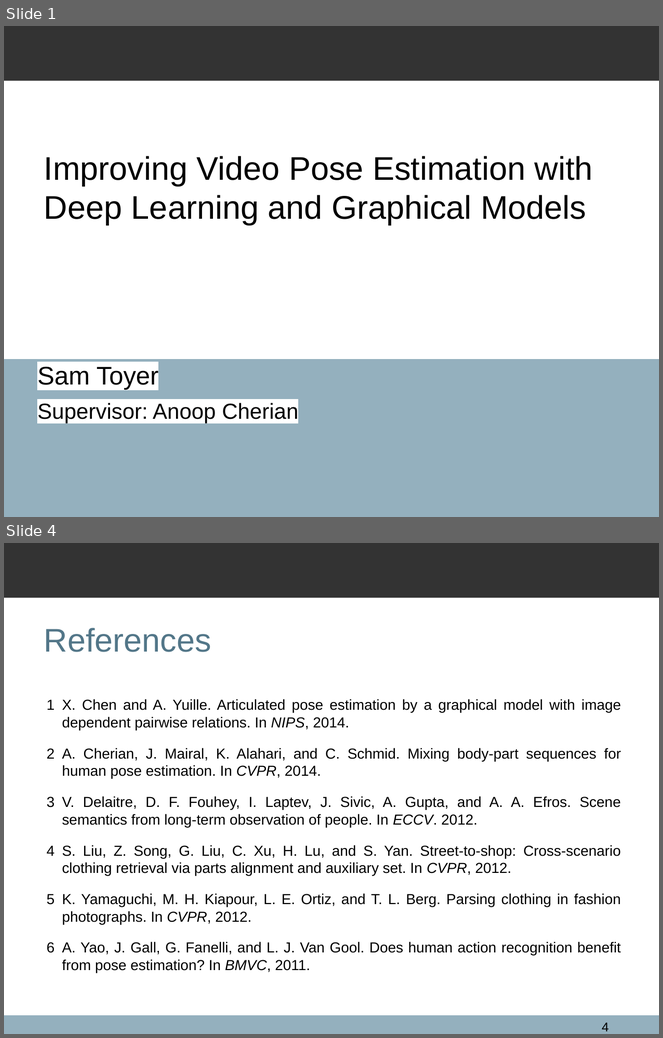
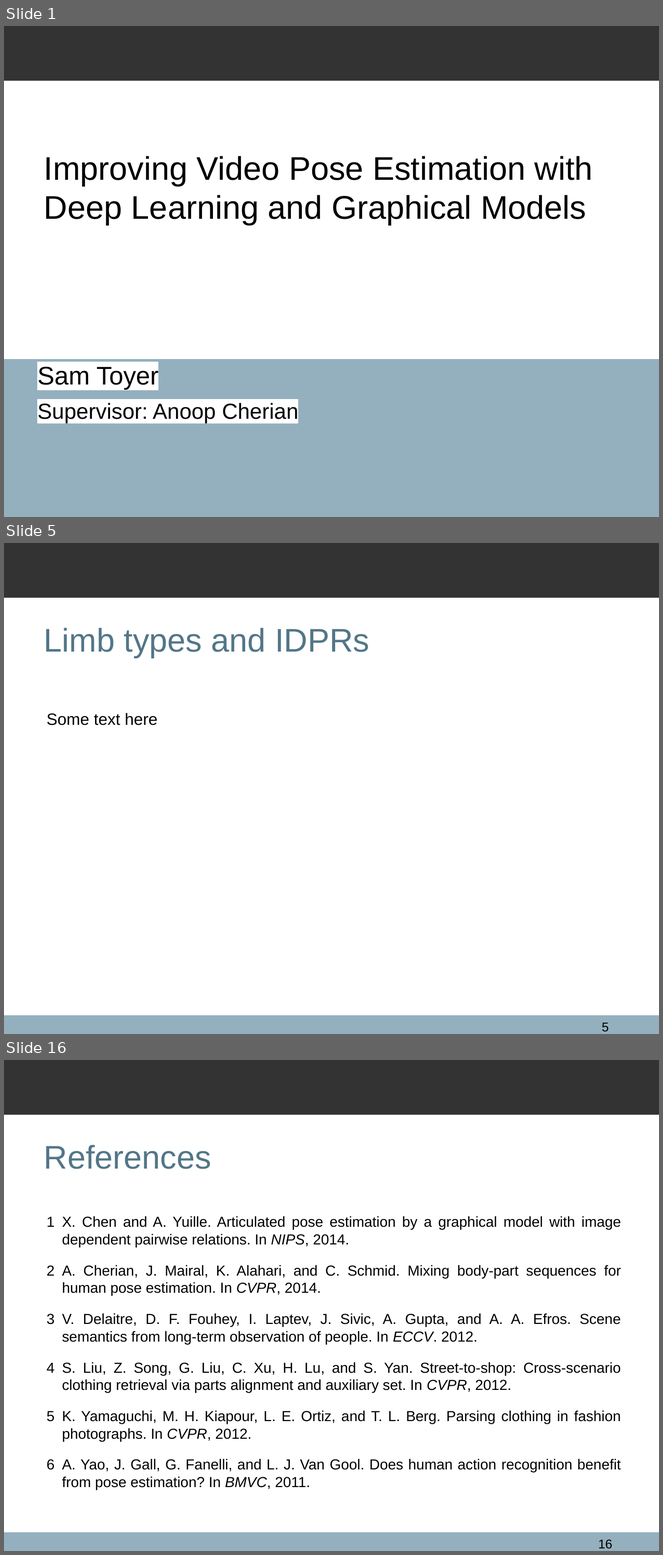
Before and after one commit to qxcv/comp2560, a slide deck: presentation/presentation.odp. Shown one above the other, each under a label of ours: slides 1 and 4 before the commit, slides 1, 5 and 16 after it; the slides between them are not shown. The pictures are 663x1038 and 663x1555 pixels, drawn with LibreOffice and Linux fonts; fonts in the diff are those of the drawing; background and template pictures are left out. Boxes give left, top, right and bottom in pixels: in the first picture for what was removed or moved away, otherwise in the second. Text is boxed around its words. In the diff, an @@ line names an element or a change of style, - is before the commit and + after.

```diff
--- a/presentation/presentation.odp
+++ b/presentation/presentation.odp
@@ slide 5 added at (4, 543, 659, 1034), background #FFFFFF; not listed: 2 template elements that a slide beside it also shows @@
@@ title added at (44, 628, 370, 657), 36 pt, text #527688 @@
+Limb types and IDPRs
@@ text added at (47, 713, 157, 726), 18 pt, text #000000 @@
+Some text here
@@ page number added at (602, 1023, 609, 1032), 14 pt, text #000000 @@
+5
@@ what was slide 4 is now slide 16 @@
@@ page number at (598, 1540, 612, 1549): text changed @@
-4
+16
```
Also in this commit, not shown: 2 slides changed, 11 other slides added.
